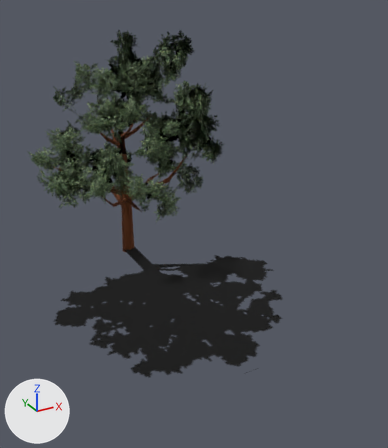
Renders of the glTF model scenery/models/tree.glb from each side of a commit.
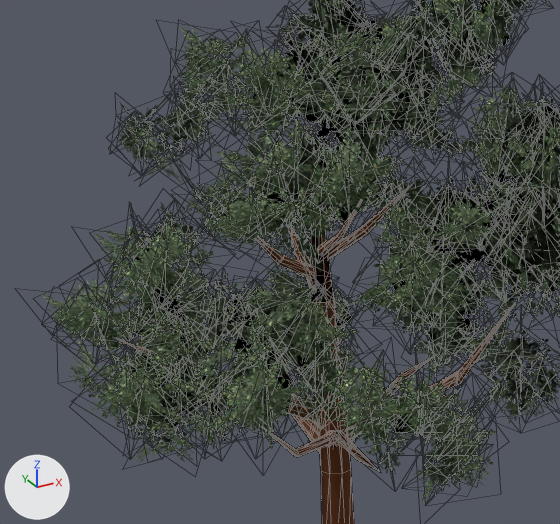
There are two pictures of each version: one whole from a 50 mm camera at (-11.4, -29.3, 15.5) aimed at (1.3, -6.3, 3.9), one close up on the part from 3% to 52% of the width and 11% to 51% of the height. The lights are fixed; the arrows at lower left show +X, +Y and +Z. The close-ups show mesh edges as thin lines. Vertices at the same position are counted once.

Objects in the first close-up: 'base', 'leaves'.
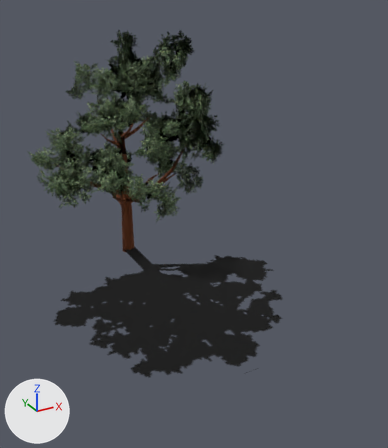
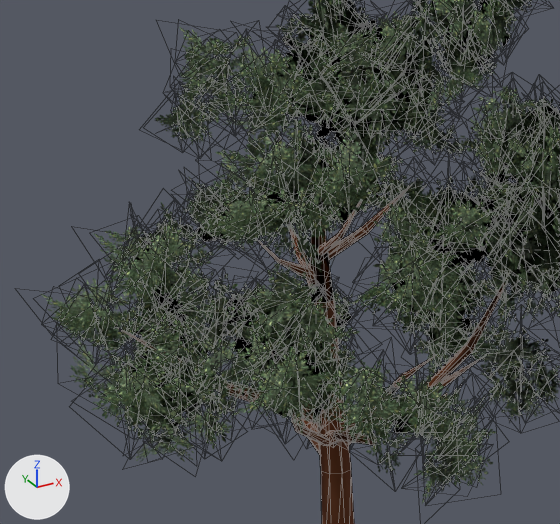
Where the newer file only moved an object's origin or applied its transform, the numbers keep the older frame.

Diff of the bpy script that builds the scene:
```diff
--- a/scenery/models/tree.glb.py
+++ b/scenery/models/tree.glb.py
@@ mat_col_trunk @@
+mat_col_trunk = principled_material('col_trunk')
+mat_col_trunk.base_color = (0.107, 0.0262, 0.00402)  # brown #5c2d0d
+mat_col_trunk.roughness = 1.0
@@ me_msh_leaves @@
 me_msh_leaves.from_pydata(...)  # 1790 vertices, 1164 faces; spans x -6.22..6.48, y -7.0..5.83, z 3.29..13.97
 # used by ob_leaves; location = (0.08, 0.1, -0.11)
+# me_msh_leaves part 1: the loose piece of 6 vertices spanning x -3.78..-2.52, y -5.48..-4.06, z 5.16..7.57 is moved by (0.71, 0.43, 0.0)
+# me_msh_leaves part 2: the loose piece of 4 vertices spanning x -4.75..-2.17, y -5.72..-4.19, z 5.9..6.73 is moved by (0.71, 0.43, 0.0)
+# me_msh_leaves part 3: the loose piece of 6 vertices spanning x -4.32..-1.99, y -5.93..-4.31, z 5.69..7.32 is moved by (0.71, 0.43, 0.0)
+# me_msh_leaves part 4: the loose piece of 6 vertices spanning x -4.17..-2.73, y -5.82..-4.34, z 5.6..7.33 is moved by (0.71, 0.43, 0.0)
+# me_msh_leaves part 5: the loose piece of 4 vertices spanning x -4.35..-2.19, y -5.9..-4.4, z 5.24..7.7 is moved by (0.71, 0.43, 0.0)
+# me_msh_leaves part 6: the loose piece of 6 vertices spanning x -3.48..-1.84, y 0.26..1.54, z 8.81..10.12 is moved by (0.96, -0.94, -1.37)
+# me_msh_leaves part 7: the loose piece of 6 vertices spanning x -3.92..-2.61, y 0.28..2.09, z 9.14..10.37 is moved by (0.96, -0.94, -1.37)
+# me_msh_leaves part 8: the loose piece of 6 vertices spanning x -3.74..-2.51, y 0.82..2.07, z 9.48..10.65 is moved by (0.96, -0.94, -1.37)
+# me_msh_leaves part 9: the loose piece of 4 vertices spanning x -3.47..-3.23, y 0.53..2.09, z 9.15..10.44 is moved by (0.96, -0.94, -1.37)
+# me_msh_leaves part 10: the loose piece of 6 vertices spanning x -3.62..-2.2, y 0.12..1.94, z 8.56..10.19 is moved by (0.96, -0.94, -1.37)
+# me_msh_leaves part 11: the loose piece of 6 vertices spanning x -3.43..-1.84, y 0.53..1.7, z 9.06..10.51 is moved by (0.96, -0.94, -1.37)
 me_msh_leaves.materials.append(mat_mat_leaves)
@@ me_msh_base @@
 # used by ob_base; location = (0.0, 0.0, 0.0)
-me_msh_base.from_pydata(...)  # 329 vertices, 552 faces; spans x -4.58..3.56, y -5.0..4.68, z 0.0..9.69
-me_msh_base.materials.append(mat_col_base)  # brown #5c2d0d
+me_msh_base.from_pydata(...)  # 284 vertices, 472 faces; spans x -4.47..3.56, y -5.0..4.68, z 0.0..9.69
+# me_msh_base part 12: the loose piece of 17 vertices spanning x -4.58..-0.23, y -0.17..0.15, z 3.77..6.43 is rebuilt with 17 vertices and now spans x -4.47..-0.31, y -0.55..0.13, z 3.8..6.66, in mat_col_trunk (brown #5c2d0d)
+# me_msh_base part 13
+# 142 vertices are removed from x -2.73..3.3, y -4.91..2.12, z 2.84..7.76
+# 338 faces are deleted
+# 3 vertices in x -0.84..-0.67, y -3.18..-3.16, z 4.16..4.28 move by (0.06, -0.56, 0.49)
+# 53 vertices move from x -1.85..2.35, y -3.18..0.85, z 3.2..7.56 to x -1.87..2.62, y -3.73..0.83, z 3.19..7.56
+# 97 vertices are added at x -2.4..3.44, y -4.97..2.11, z 2.82..7.76
+# 258 new faces join them
+me_msh_base.materials.append(mat_col_trunk)  # brown #5c2d0d
```

Pixel boxes [x1, y1, x2, y2] of what changed, in the close-ups (560 x 524 px; the box of a moved part takes in the faces that stretch with it):
'base', reshaped
    before: [117, 135, 518, 524]
    after: [116, 135, 511, 524]
part 1 of me_msh_leaves, moved or reshaped
    before: [241, 362, 294, 438]
    after: [272, 348, 324, 423]
part 2 of me_msh_leaves, moved or reshaped
    before: [199, 385, 288, 431]
    after: [232, 374, 317, 415]
part 3 of me_msh_leaves, moved or reshaped
    before: [227, 371, 317, 425]
    after: [258, 358, 346, 410]
part 4 of me_msh_leaves, moved or reshaped
    before: [221, 372, 289, 435]
    after: [252, 358, 319, 420]
part 5 of me_msh_leaves, moved or reshaped
    before: [233, 360, 288, 449]
    after: [265, 347, 318, 434]
part 6 of me_msh_leaves, moved or reshaped (not visible afterwards)
    before: [153, 138, 200, 176]
part 7 of me_msh_leaves, moved or reshaped
    before: [118, 123, 158, 165]
    after: [188, 198, 227, 240]
part 8 of me_msh_leaves, moved or reshaped
    before: [116, 102, 161, 143]
    after: [186, 176, 225, 217]
part 9 of me_msh_leaves, moved or reshaped
    before: [121, 121, 142, 162]
    after: [189, 195, 212, 237]
part 10 of me_msh_leaves, moved or reshaped
    before: [135, 136, 185, 185]
    after: [206, 212, 254, 258]
part 11 of me_msh_leaves, moved or reshaped
    before: [145, 115, 197, 160]
    after: [214, 190, 264, 229]
part 12 of me_msh_base, rebuilt
    before: [117, 339, 321, 423]
    after: [116, 327, 322, 424]
part 13 of me_msh_base, moved or reshaped
    before: [263, 185, 518, 472]
    after: [272, 185, 511, 455]
